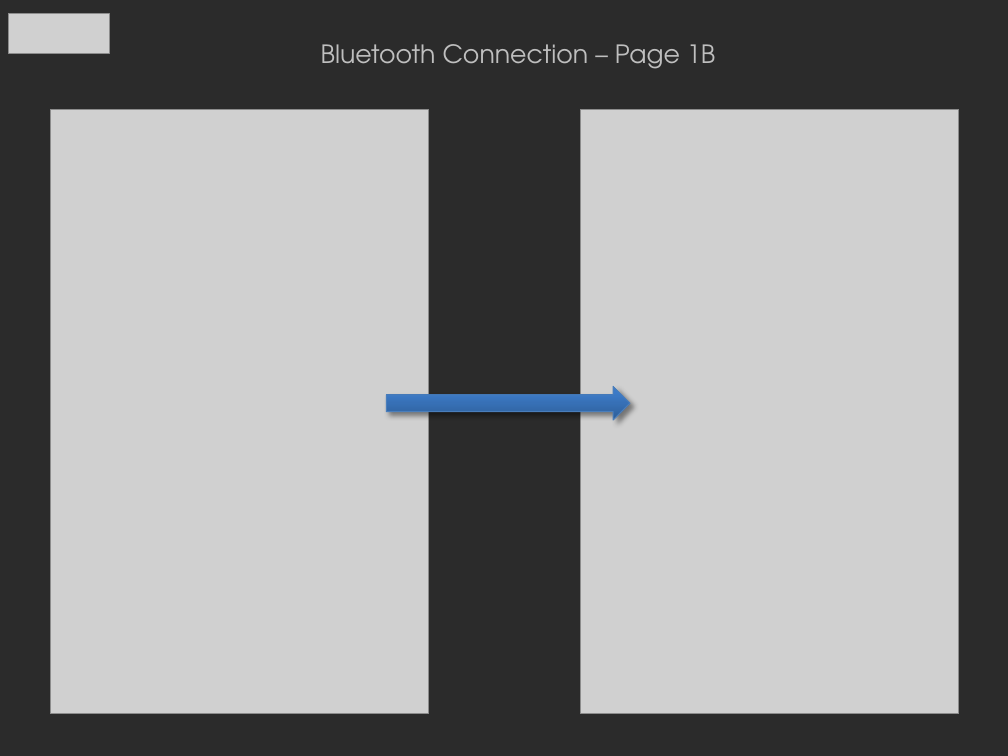
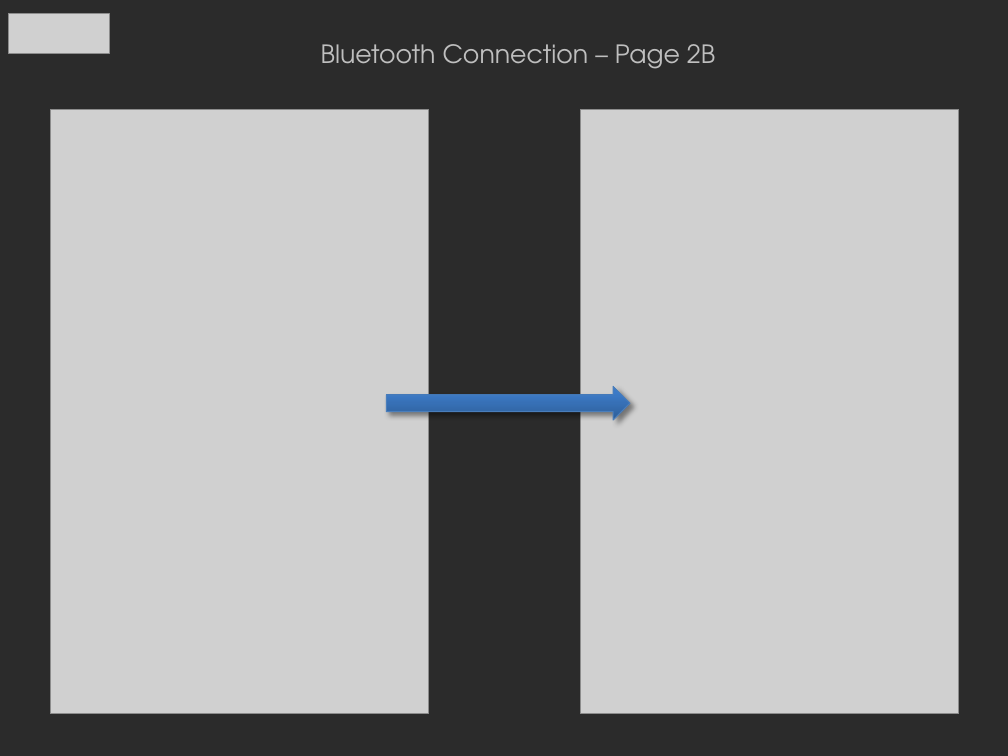
Before and after one commit to stfordbpf/abb-interns-2013, a slide deck: slide 3 of Design for Pages.pptx. Drawn at 1008x756 pixels with LibreOffice and Linux fonts; fonts in the diff are those of the drawing; grey boxes stand for pictures; background and template pictures are left out; a plain dark background stands for a picture behind light text. Boxes give left, top, right and bottom in pixels: in the first picture for what was removed or moved away, otherwise in the second. Text is boxed around its words. In the diff, an @@ line names an element or a change of style, - is before the commit and + after.

```diff
--- a/Design for Pages.pptx
+++ b/Design for Pages.pptx
@@ text at (321,44,715,69): text changed @@
-Bluetooth Connection – Page 1B
+Bluetooth Connection – Page 2B
```
Also in this commit, not shown: 4 other slides changed.
